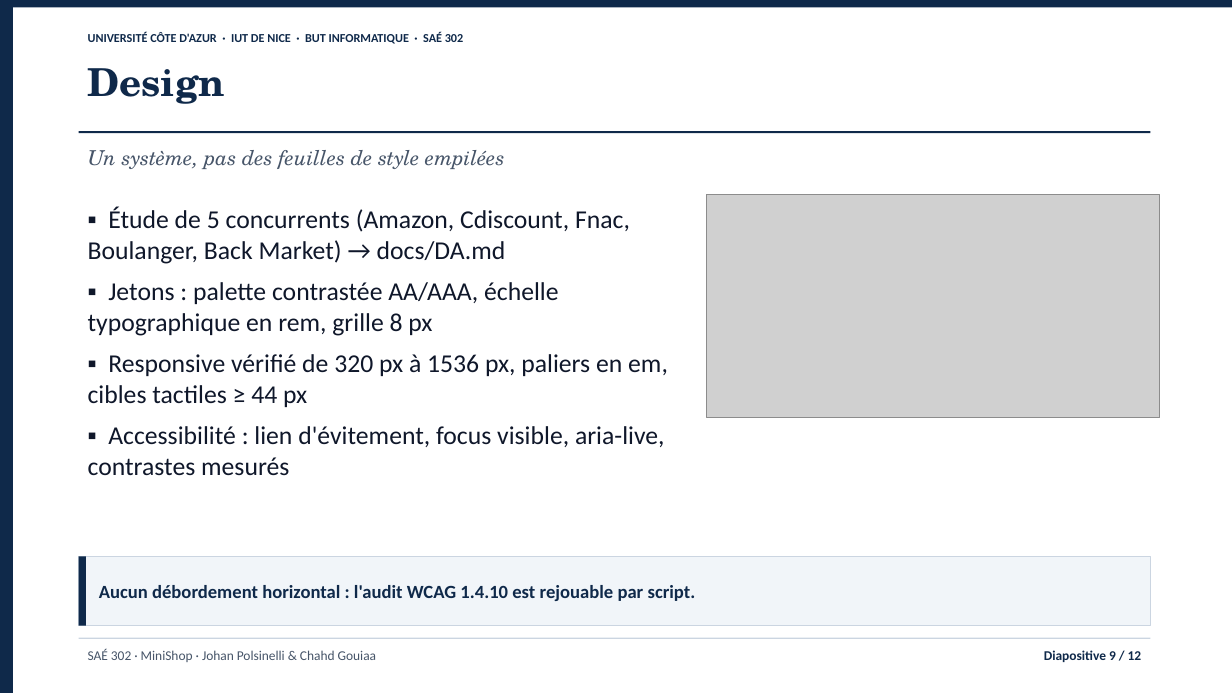
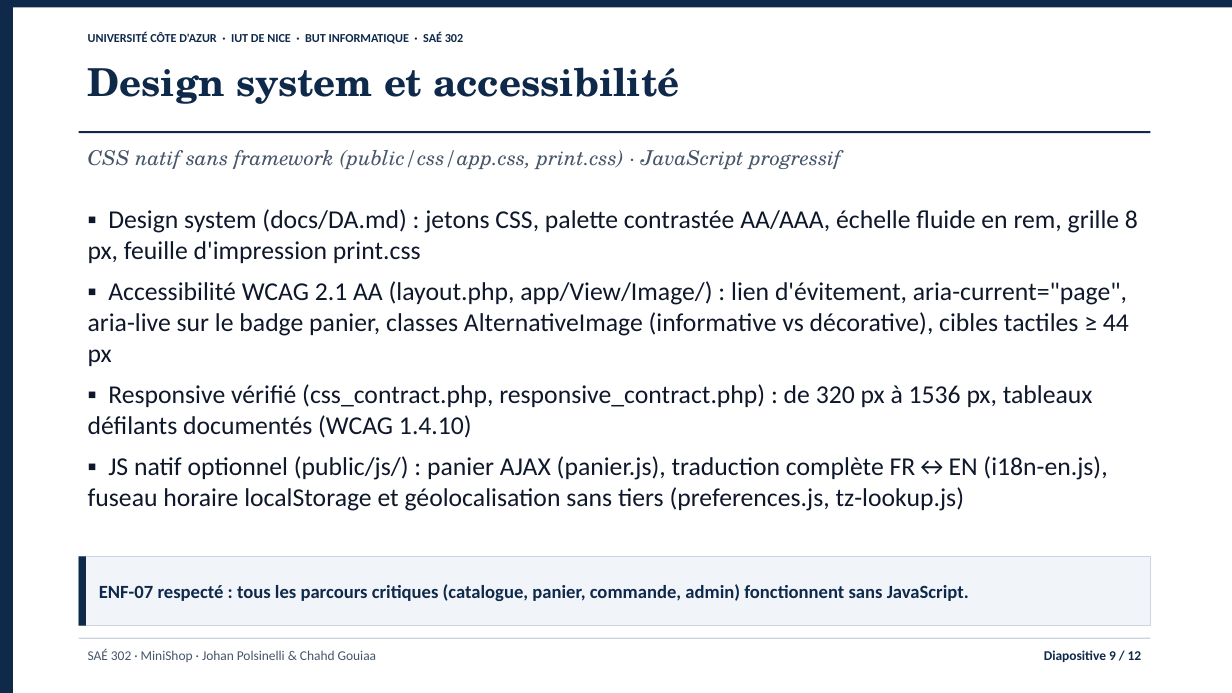
Before and after one commit to jojo8356/SAE-302, a slide deck: slide 9 of livrables/minishop-soutenance.pptx. Drawn at 1232x693 pixels with LibreOffice and Linux fonts; fonts in the diff are those of the drawing; grey boxes stand for pictures. Boxes give left, top, right and bottom in pixels: in the first picture for what was removed or moved away, otherwise in the second. Text is boxed around its words. In the diff, an @@ line names an element or a change of style, - is before the commit and + after.

Commit message:
docs: recrée les diapositives de soutenance d'après le code réel

```diff
--- a/livrables/minishop-soutenance.pptx
+++ b/livrables/minishop-soutenance.pptx
@@ text at (88, 67, 680, 104): text changed @@
-Design
+Design system et accessibilité
@@ text at (88, 150, 841, 169): text changed @@
-Un système, pas des feuilles de style empilées
+CSS natif sans framework (public/css/app.css, print.css) · JavaScript progressif
@@ text removed at (88, 207, 668, 475) @@
-▪ Étude de 5 concurrents (Amazon, Cdiscount, Fnac, Boulanger, Back Market) → docs/DA.md
-▪ Jetons : palette contrastée AA/AAA, échelle typographique en rem, grille 8 px
-▪ Responsive vérifié de 320 px à 1536 px, paliers en em, cibles tactiles ≥ 44 px
-▪ Accessibilité : lien d'évitement, focus visible, aria-live, contrastes mesurés
@@ text added at (88, 209, 1138, 511), 20 pt, text #0F172A @@
+▪ Design system (docs/DA.md) : jetons CSS, palette contrastée AA/AAA, échelle fluide en rem, grille 8 px, feuille d'impression print.css
+▪ Accessibilité WCAG 2.1 AA (layout.php, app/View/Image/) : lien d'évitement, aria-current="page", aria-live sur le badge panier, classes AlternativeImage (informative vs décorative), cibles tactiles ≥ 44 px
+▪ Responsive vérifié (css_contract.php, responsive_contract.php) : de 320 px à 1536 px, tableaux défilants documentés (WCAG 1.4.10)
+▪ JS natif optionnel (public/js/) : panier AJAX (panier.js), traduction complète FR↔EN (i18n-en.js), fuseau horaire localStorage et géolocalisation sans tiers (preferences.js, tz-lookup.js)
@@ picture removed at (707, 194, 1160, 418) @@
@@ text in rectangle at (99, 584, 969, 601): text changed @@
-Aucun débordement horizontal : l'audit WCAG 1.4.10 est rejouable par script.
+ENF-07 respecté : tous les parcours critiques (catalogue, panier, commande, admin) fonctionnent sans JavaScript.
```
Also in this commit, not shown: 11 other slides changed, 5 other files.
